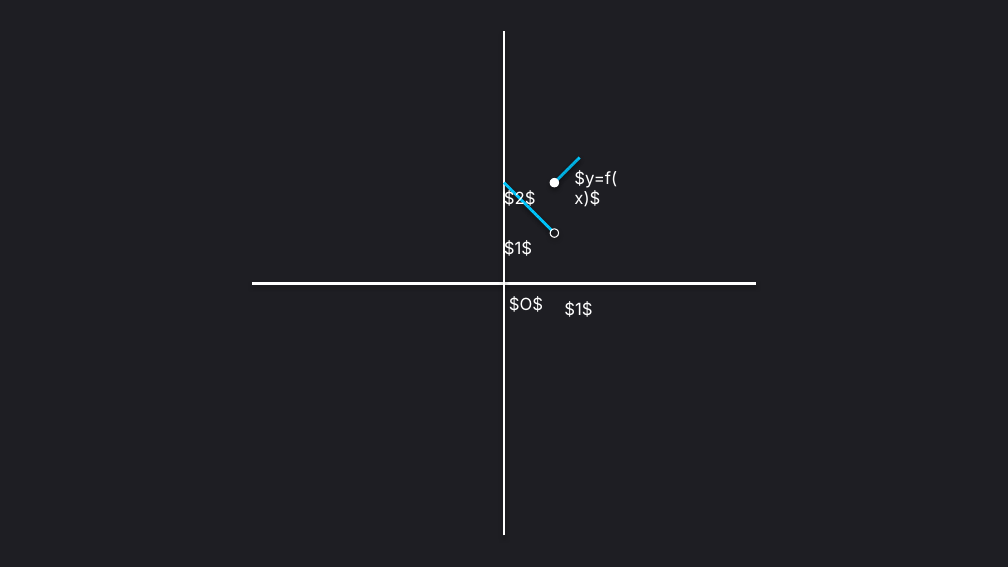
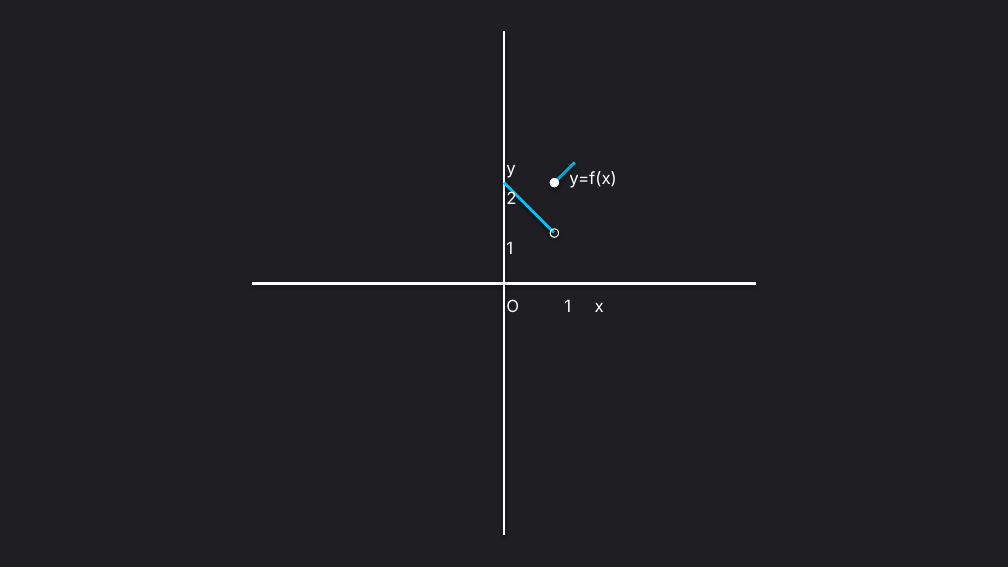
Before and after one commit to ALEXCHOI21/Math_Chart_to_PPT, a slide deck: slide 1 of output/1_2.pptx. Drawn at 1008x567 pixels with LibreOffice and Linux fonts; fonts in the diff are those of the drawing. Boxes give left, top, right and bottom in pixels: in the first picture for what was removed or moved away, otherwise in the second. Text is boxed around its words. In the diff, an @@ line names an element or a change of style, - is before the commit and + after.

```diff
--- a/output/1_2.pptx
+++ b/output/1_2.pptx
@@ text added at box(506, 165, 515, 178), 12 pt, text #FFFFFF @@
+y
@@ line moved from (573, 164) - (575, 162) to (565, 171) - (566, 170) @@
@@ text at box(569, 171, 616, 188): text changed @@
-$y=f(x)$
+y=f(x)
@@ 4 lines: place and size @@
-4 lines at box(575, 157, 580, 162)
+4 lines at box(569, 162, 575, 168)
@@ text at box(506, 190, 516, 204): text changed @@
-$2$
+2
@@ text at box(506, 241, 513, 254): text changed @@
-$1$
+1
@@ text at box(506, 299, 519, 312): text changed @@
-$O$
+O
@@ text at box(564, 299, 571, 312): text changed @@
-$1$
+1
@@ text added at box(595, 303, 604, 312), 12 pt, text #FFFFFF @@
+x
```
Also in this commit, not shown: 14 other files.
